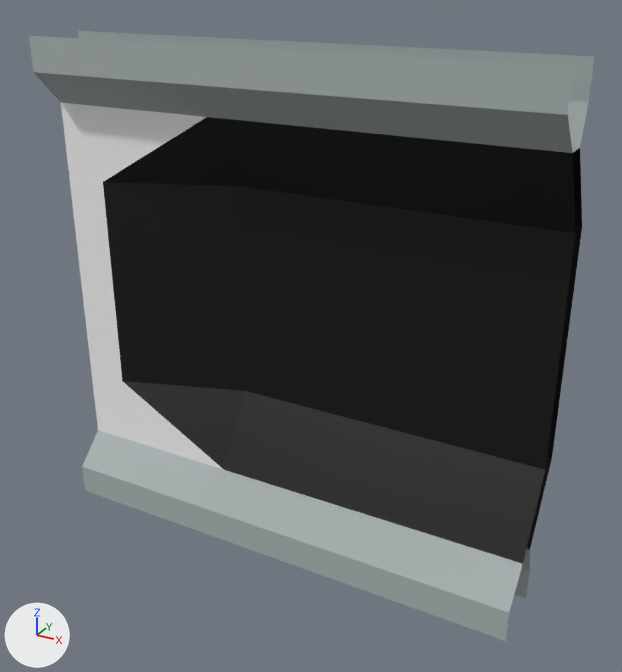
What one commit did to the FBX model BODY/Assets/Main/Meshes/Environment/walls/base_window_edge_left_01.FBX.
Both versions are drawn from a 50 mm camera at (3.1, -3.44, 4.53) aimed at (0.16, 1.9, 1.86). The axes (+X, +Y, +Z) are drawn at lower left. The lights are the same throughout. Where no turn or scale is listed for an object, it has been applied to the vertices.

The first picture shows 'base_window_edge_left_01'.
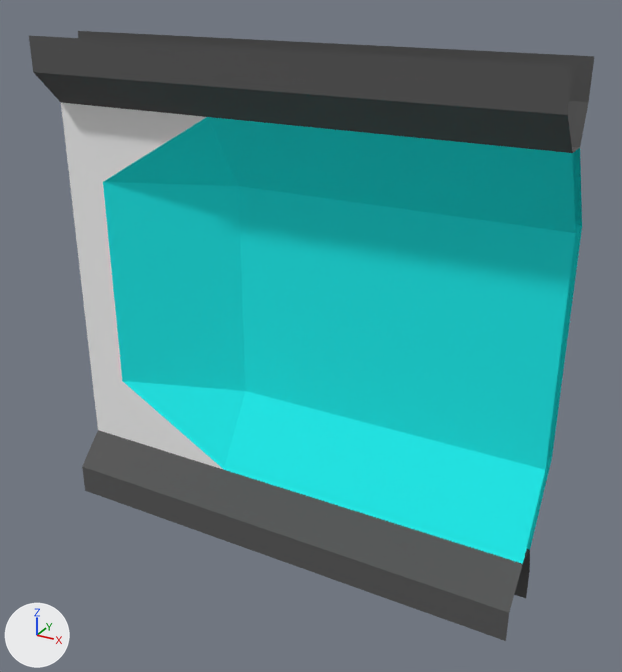
The newer file is also turned or shifted as a whole; pictures and numbers use the older file's frame.

What the commit changed:
Material 'Leiste' (mat_leiste) changes colour from grey #abb4b4 to dark grey #555555; in linear values from (0.408, 0.455, 0.455) to (0.0902, 0.0902, 0.0902).
Material 'emission' (mat_emission) is new.
Its base color is (0.0, 0.867, 0.863) (cyan #00efef).
Its roughness is 0.859.
me_mesh has 57 vertices, 39 faces and spans x -2.0..2.0, y 1.48..2.29, z 0.0..4.0.
me_mesh is used by ob_base_window_edge_left_01; location (0.0, 0.0, 0.0).
me_mesh part 1: all 5 faces that had it switch from mat_leistenkante (grey #929696) to mat_leiste (dark grey #555555).
me_mesh part 2: all 12 faces that had it switch from mat_material__46_slot__5 (black #000000) to mat_emission (cyan #00efef).

What differs and where, as boxes [x1, y1, x2, y2] in the pictures (622 x 672 px):
'base_window_edge_left_01', recoloured
    both: [29, 31, 594, 641]
part 1 of me_mesh, recoloured
    both: [523, 147, 579, 562]
part 2 of me_mesh, recoloured (black to cyan)
    both: [103, 117, 582, 564]
